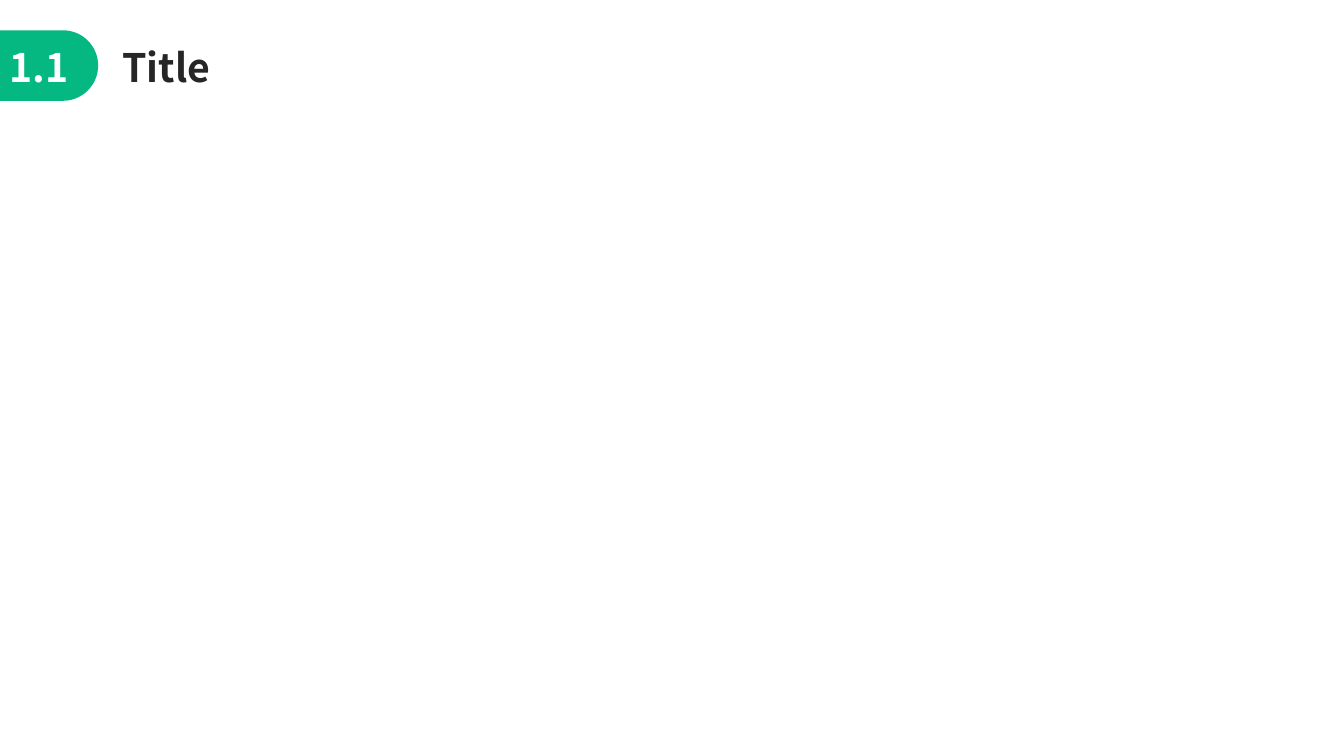
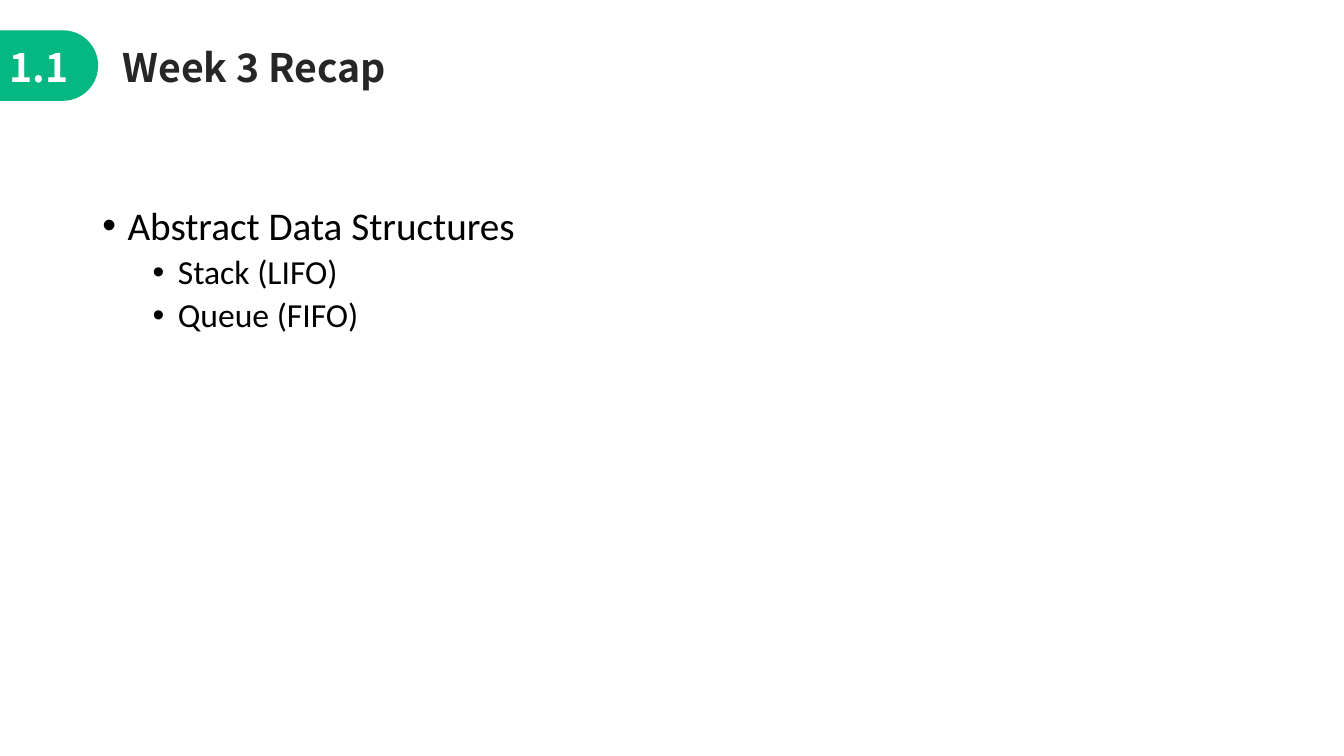
Before and after one commit to jimmyyih518/DSA2022Fall, a slide deck: slide 4 of week4/week4_slides.pptx. Drawn at 1344x756 pixels with LibreOffice and Linux fonts; fonts in the diff are those of the drawing. Boxes give left, top, right and bottom in pixels: in the first picture for what was removed or moved away, otherwise in the second. Text is boxed around its words. In the diff, an @@ line names an element or a change of style, - is before the commit and + after.

Commit message:
added week4 materials

```diff
--- a/week4/week4_slides.pptx
+++ b/week4/week4_slides.pptx
@@ text at [122,50,386,91]: text changed @@
-Title
+Week 3 Recap
@@ text added at [128,212,514,332], 28 pt, text #000000 @@
+• Abstract Data Structures
+  • Stack (LIFO)
+  • Queue (FIFO)
```
Also in this commit, not shown: 7 other slides changed, 13 slides added, 17 other files.
